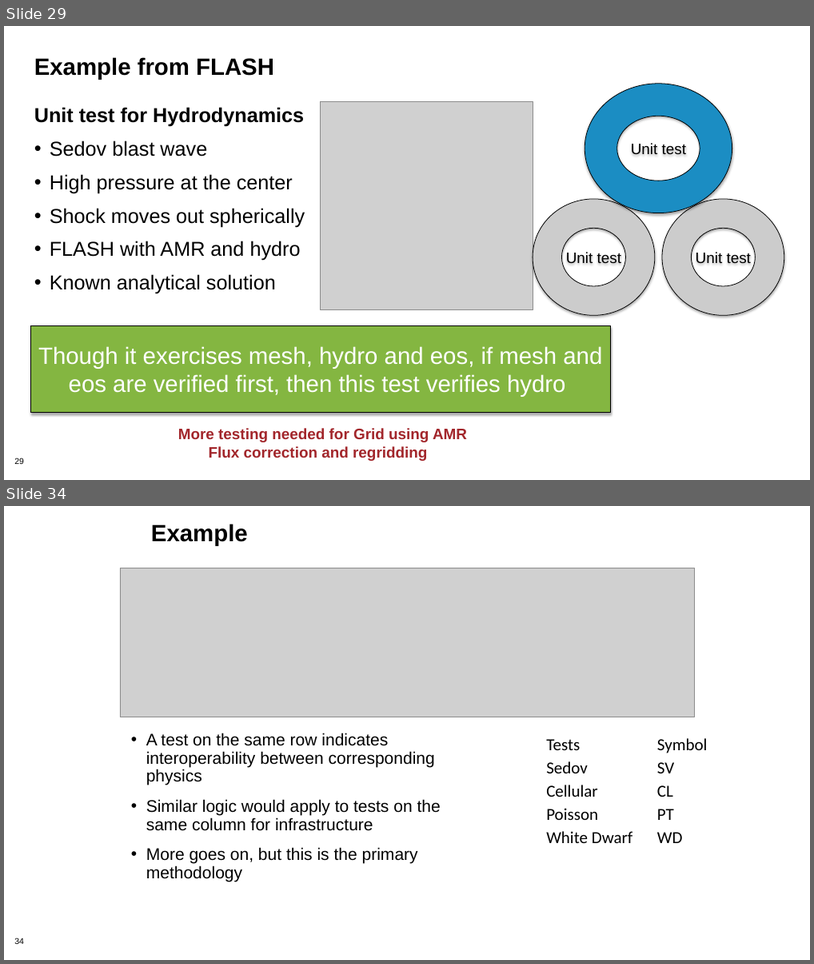
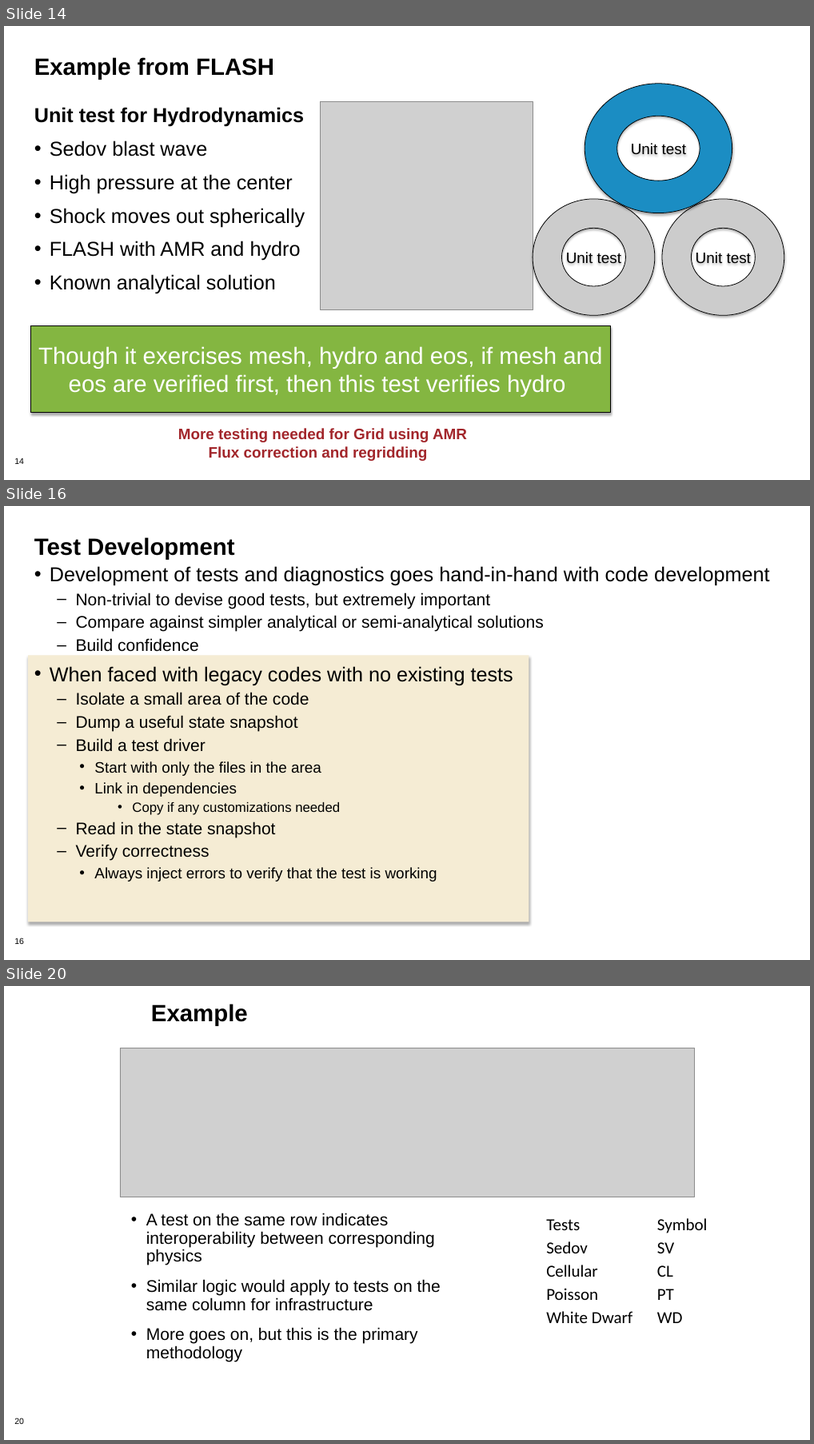
Before and after one commit to betterscientificsoftware/bssw-tutorial, a slide deck: presentations/04-testing1.pptx. Shown one above the other, each under a label of ours: slides 29 and 34 before the commit, slides 14, 16 and 20 after it; the slides between them are not shown. The pictures are 814x964 and 814x1444 pixels, drawn with LibreOffice and Linux fonts; fonts in the diff are those of the drawing; grey boxes stand for pictures; background and template pictures are left out. Boxes give left, top, right and bottom in pixels: in the first picture for what was removed or moved away, otherwise in the second. Text is boxed around its words. In the diff, an @@ line names an element or a change of style, - is before the commit and + after.

```diff
--- a/presentations/04-testing1.pptx
+++ b/presentations/04-testing1.pptx
@@ slide 16 added at (4, 506, 810, 960), background #FFFFFF; not listed: 1 template element that a slide beside it also shows @@
@@ title added at (34, 537, 234, 560), 28 pt, text #000000, bold @@
+Test Development
@@ text added at (50, 566, 770, 881), 20 pt, text #000000 @@
+• Development of tests and diagnostics goes hand-in-hand with code development
+  – Non-trivial to devise good tests, but extremely important
+  – Compare against simpler analytical or semi-analytical solutions
+  – Build confidence
+• When faced with legacy codes with no existing tests
+  – Isolate a small area of the code
+  – Dump a useful state snapshot
+  – Build a test driver
+    • Start with only the files in the area
+    • Link in dependencies
+        • Copy if any customizations needed
+  – Read in the state snapshot
+  – Verify correctness
+    • Always inject errors to verify that the test is working
@@ rectangle added at (28, 656, 529, 922), fill #F5ECD4 @@
@@ what was slide 29 is now slide 14 @@
@@ page number at (14, 457, 24, 464): text changed @@
-29
+14
@@ what was slide 34 is now slide 20 @@
@@ page number at (14, 1417, 24, 1424): text changed @@
-34
+20
```
Also in this commit, not shown: 6 slides changed, 1 other slide added, 16 slides removed.
